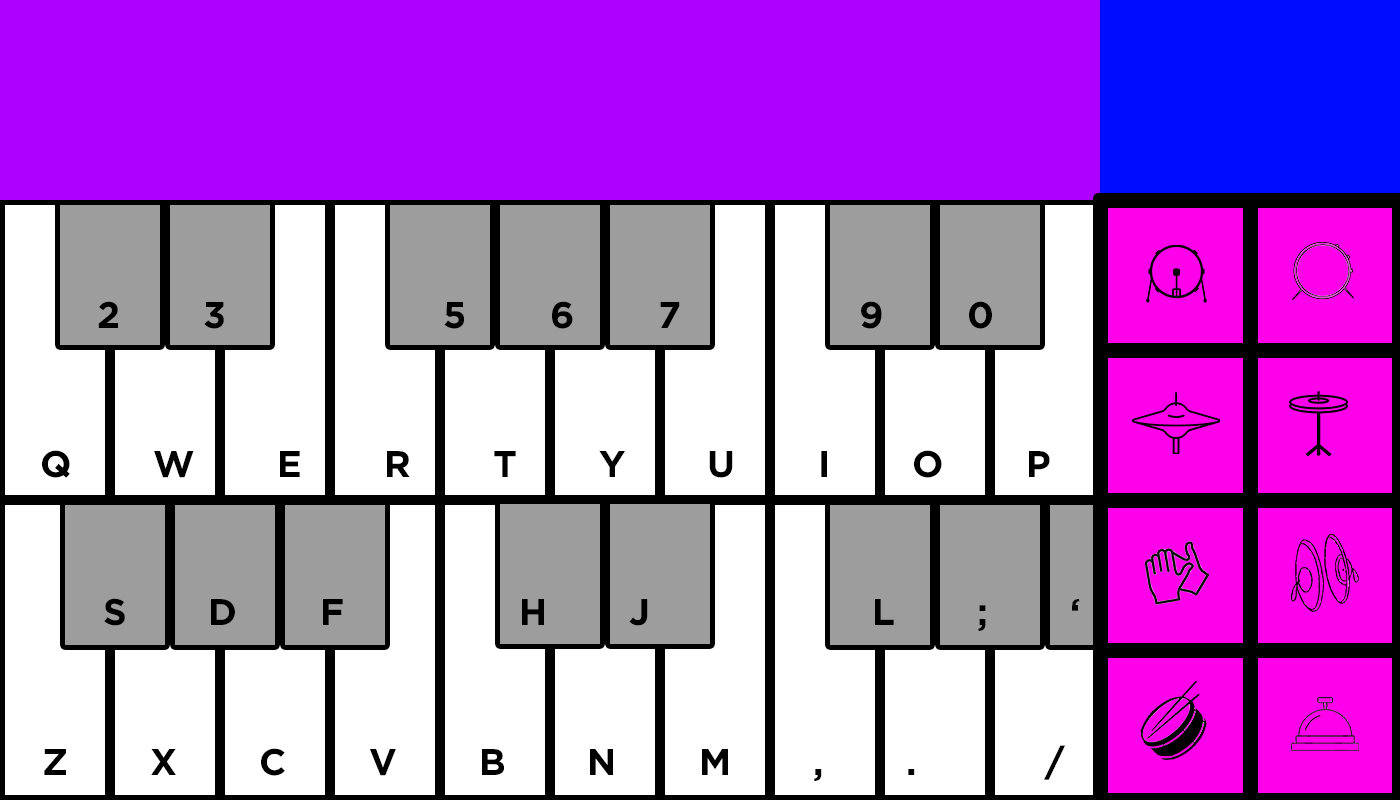
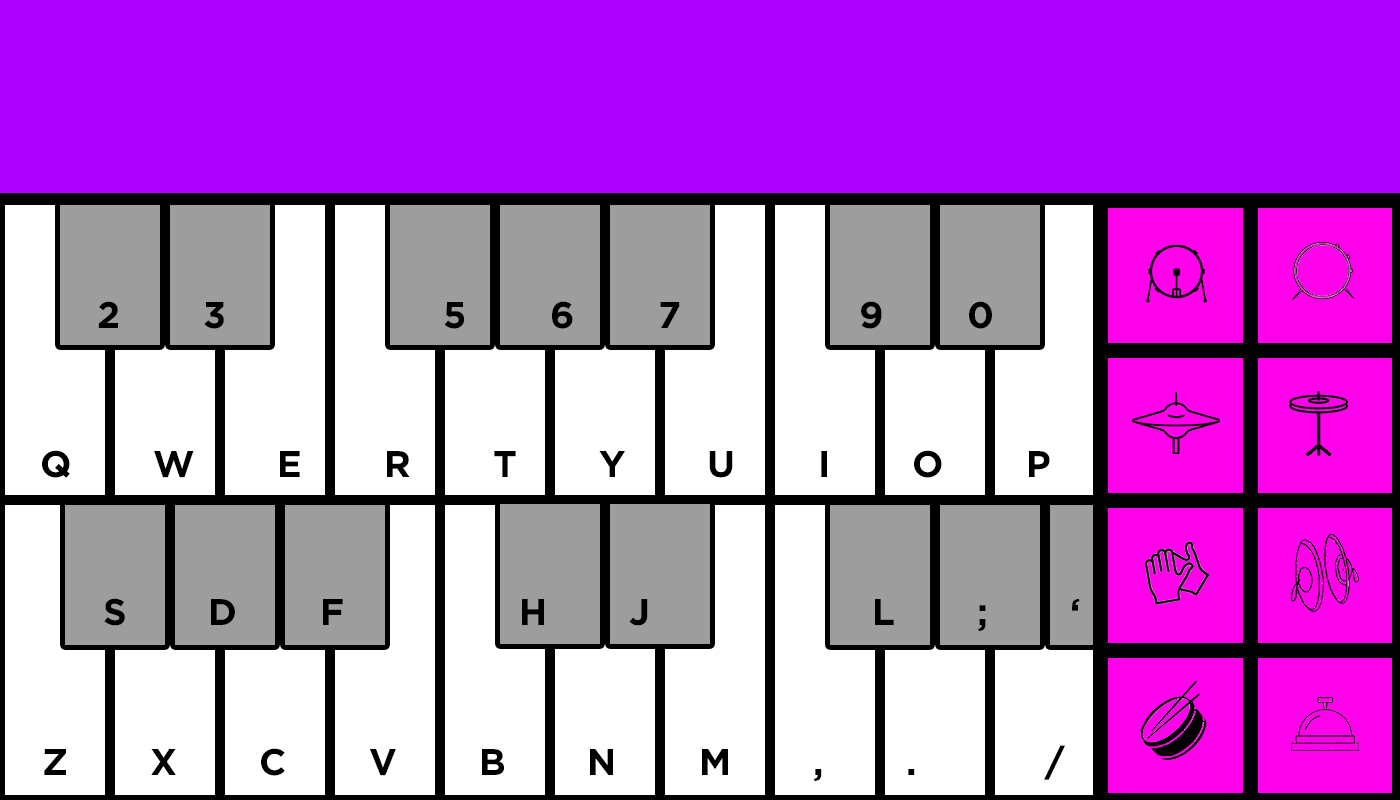
Layered file, before and after one edit (1400×800). Changes by layer:
added layer "Layer 6" in group "Beat Boxes" over [0,193,1098,200]
added layer "Layer 5" in group "Dimensions" over [977,0,1400,200]
hid "Layer 2" over [1100,0,1400,193]
